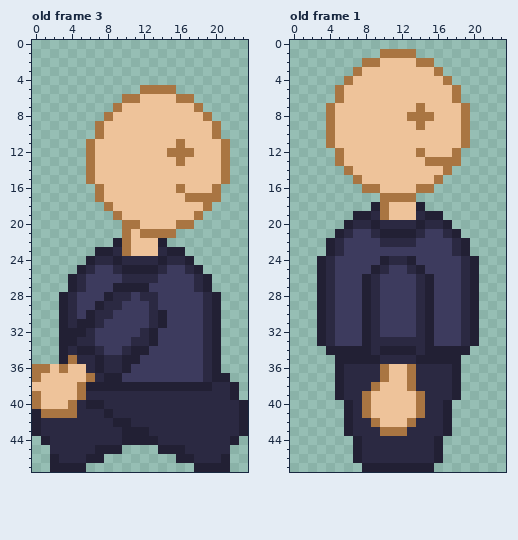
Pixel-art file: assets/images/player.aseprite. That is the earlier state.
24x48 pixels, 9 frames. Shown: old frame 3, old frame 1. The commit also changed other frames, which this record leaves out.
After the commit:
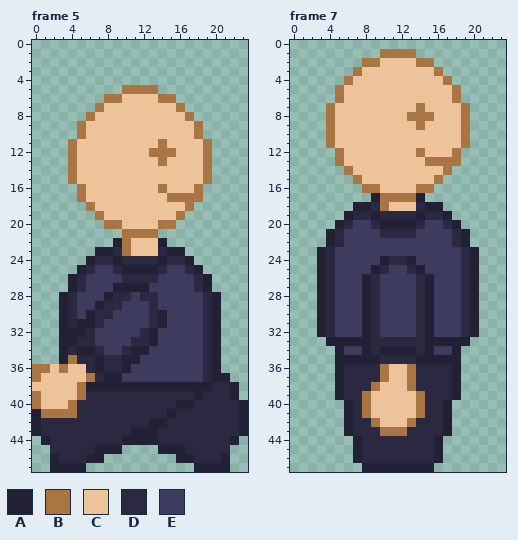
Palette (. is transparent): A #222034  B #a97542  C #eec39a  D #2b2942  E #3d3b5e
A new or re-ordered frame is compared with the old frame closest to it.
Commit message: adds idle animations
Edits made:
frames 9 -> 7
frames re-ordered
Changed rows in their new state; - is an unchanged pixel.
Frame 5 against old frame 3, layers "body", "right leg":
first column x 4:
 5 ------BB--..------
 6 ----BBCC--BB..----
 7 ---BCC------B..---
 8 --BCC--------B..--
 9 -BCC----------B..-
10 -BCC----------B..-
11 BCC-------B-C--B..
12 BCC------BB-CC-B..
13 BCC-------B-C--B..
14 BCC------------B..
15 BCC------------B..
16 -BCC------B-C-B..-
17 -BCC-------BB--..-
18 --BCC--------B..--
19 ---BCC------B..---
20 ----BBCC--BB..----
21 -------B--..------
first column x 6:
39 ------------A
40 DD--------AA-
41 --D------A---
42 ---DD--AA----
43 ----D--A-----
Frame 7 is new; against old frame 1, layer "body":
first column x 3:
17 ------A----A------
18 ----AAD----DAA----
19 ---ADDADDDDADDA---
20 --ADEEDAAAADEEDA--
21 -ADE--EDDDDE--EDA-
22 -------EEEE-------
23 ADE------------EDA
first column x 3:
33 .AAAA--------AAAA.
34 -.-EE--------EE-.-
Where, in picture pixels (left, top, right, bottom), the same in both pictures:
changed: (68, 85, 230, 238)
changed: (86, 391, 203, 436)
changed: (317, 193, 479, 256)
changed: (317, 337, 362, 355)
changed: (434, 337, 479, 355)
